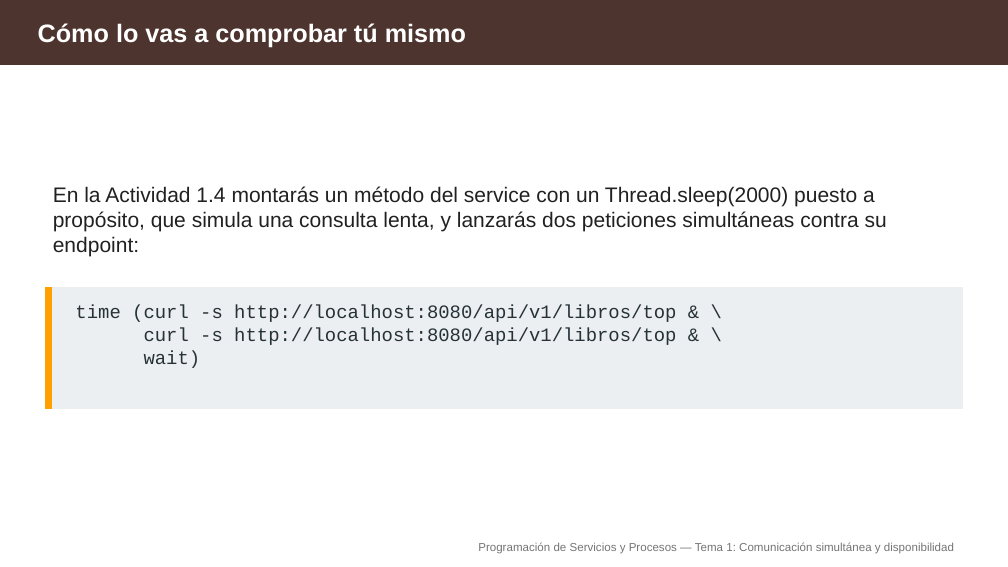
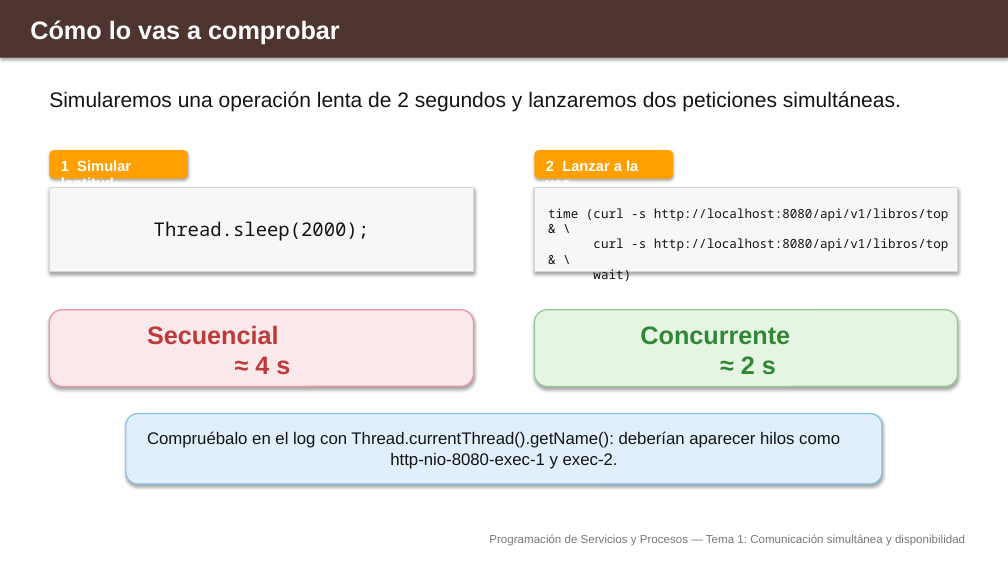
Before and after one commit to aitorventura/programacion-servicios-procesos, a slide deck: slide 4 of docs/tema1/diapositivas/actuator-disponibilidad.pptx (slide 5 before the commit). Drawn at 1008x567 pixels with LibreOffice and Linux fonts; fonts in the diff are those of the drawing. Boxes give left, top, right and bottom in pixels: in the first picture for what was removed or moved away, otherwise in the second. Text is boxed around its words. In the diff, an @@ line names an element or a change of style, - is before the commit and + after.

```diff
--- a/docs/tema1/diapositivas/actuator-disponibilidad.pptx
+++ b/docs/tema1/diapositivas/actuator-disponibilidad.pptx
@@ rectangle: place and size @@
-rectangle at [0, 0, 1008, 64]
+rectangle at [0, 0, 1008, 57]
@@ rectangle at [0, 0, 1008, 57]: outline #4E342E 1 pt to none; shadow on @@
@@ text at [30, 20, 340, 45]: text changed @@
-Cómo lo vas a comprobar tú mismo
+Cómo lo vas a comprobar
@@ text "Cómo lo vas a comprobar" at [30, 20, 340, 45]: vertical alignment middle to top @@
@@ text added at [49, 91, 901, 111], 20 pt, text #141414 @@
+Simularemos una operación lenta de 2 segundos y lanzaremos dos peticiones simultáneas.
@@ rounded rectangle added at [49, 150, 188, 179], fill #FFA000 @@
@@ text added at [61, 160, 131, 181], 14 pt, text #FFFFFF, bold @@
+1 Simular lentitud
@@ rounded rectangle added at [535, 150, 673, 179], fill #FFA000 @@
@@ text added at [546, 160, 638, 181], 14 pt, text #FFFFFF, bold @@
+2 Lanzar a la vez
@@ rectangle added at [49, 188, 473, 272], fill #F6F7F9, outline #D7D7D7 1 pt @@
@@ text removed at [53, 186, 887, 257] @@
-En la Actividad 1.4 montarás un método del service con un Thread.sleep(2000) puesto a propósito, que simula una consulta lenta, y lanzarás dos peticiones simultáneas contra su endpoint:
@@ rectangle added at [535, 188, 958, 272], fill #F6F7F9, outline #D7D7D7 1 pt @@
@@ text at [548, 208, 949, 251]: text changed; size 18 to 12 pt; font Courier New to Noto Sans Mono; text colour #263238 to #141414 @@
-time (curl -s http://localhost:8080/api/v1/libros/top & \
-curl -s http://localhost:8080/api/v1/libros/top & \
-wait)
+time (curl -s http://localhost:8080/api/v1/libros/top & \
+curl -s http://localhost:8080/api/v1/libros/top & \
+wait)
@@ text added at [154, 221, 369, 241], 18 pt, text #141414 @@
+Thread.sleep(2000);
@@ rectangle removed at [45, 287, 963, 408] @@
@@ rectangle removed at [45, 287, 51, 408] @@
@@ rounded rectangle added at [49, 310, 473, 386], fill #FBE8EA, outline #EB96A0 1.2 pt @@
@@ text added at [147, 325, 290, 375], 24 pt, text #BE3A3A, bold @@
+Secuencial
+≈ 4 s
@@ rounded rectangle added at [535, 310, 958, 386], fill #E6F4E4, outline #91CD91 1.2 pt @@
@@ text added at [640, 326, 790, 375], 24 pt, text #308736, bold @@
+Concurrente
+≈ 2 s
@@ rounded rectangle added at [126, 414, 882, 484], fill #E0EFFB, outline #7EBFE6 1 pt @@
@@ text added at [147, 431, 840, 469], 16 pt, text #141414 @@
+Compruébalo en el log con Thread.currentThread().getName(): deberían aparecer hilos como
+http-nio-8080-exec-1 y exec-2.
@@ text "Programación de Servicios y Procesos ...": place and size @@
-text "Programación de Servicios y Procesos ..." at [478, 543, 954, 554]
+text "Programación de Servicios y Procesos ..." at [489, 534, 965, 546]
@@ text "Programación de Servicios y Procesos ..." at [489, 534, 965, 546]: text colour #757575 to #787878; vertical alignment middle to top @@
```
Also in this commit, not shown: 3 other slides changed, 8 slides added, 16 slides removed.
